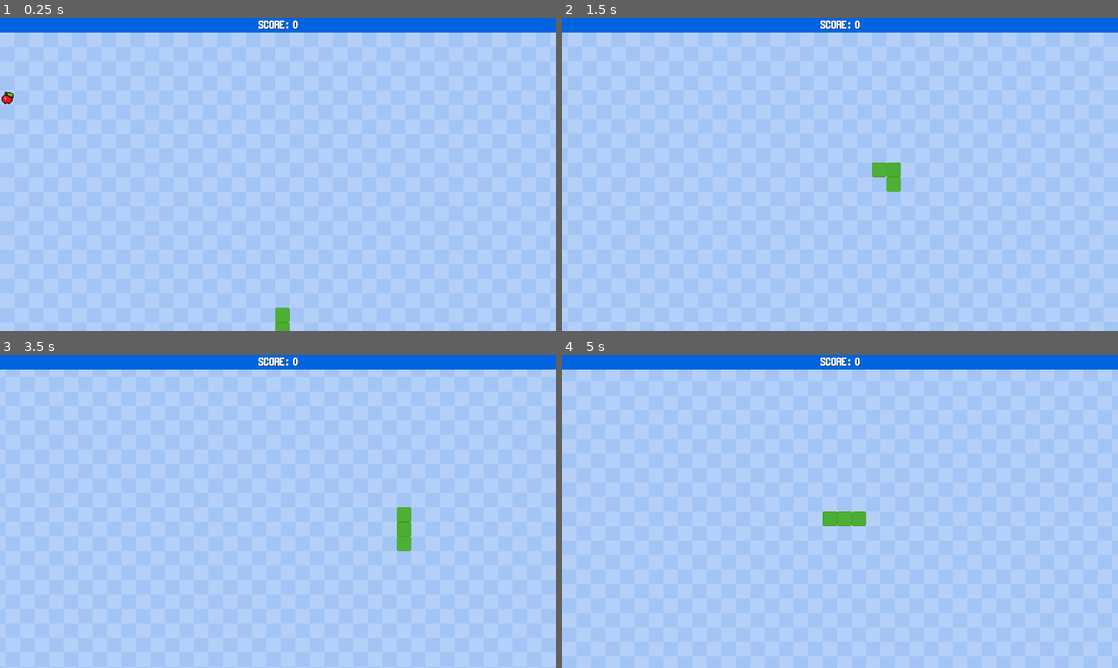
Above: before the commit, frames 1-4 (two rows, left to right).
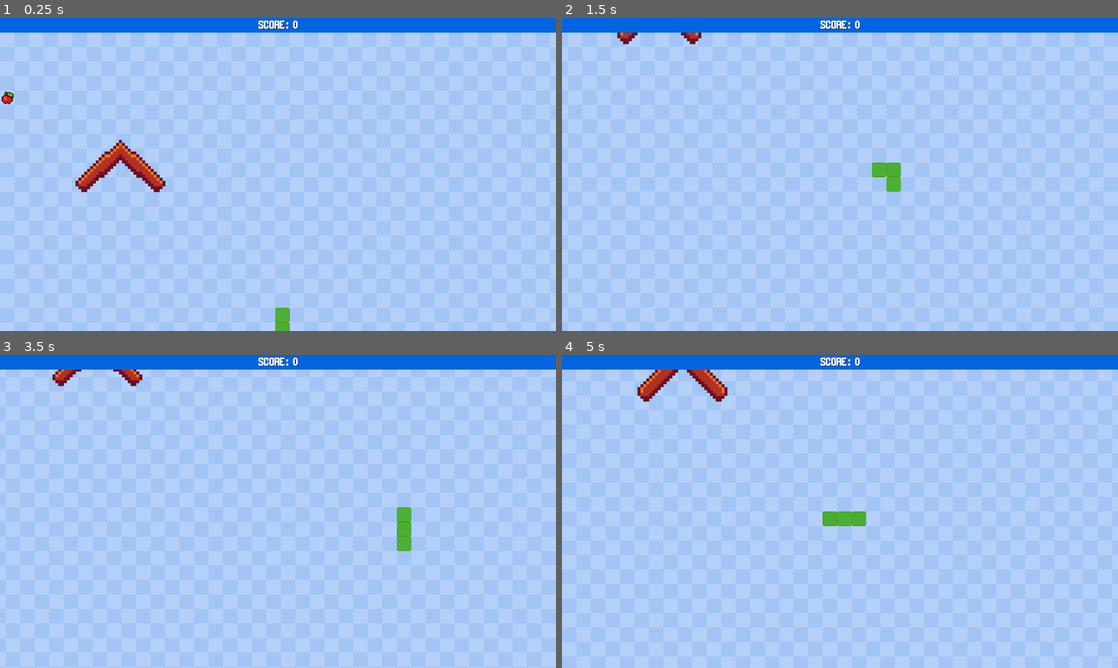
Above: after the commit, the same moments.

Repository: verbrannter-toast/FangOrFall
Game: Godot game, scene res://Scenes/GameElements/main.tscn
Same seed, same stepped clock (60 frames per second), same inputs: the game is played once before the commit and once after it.
Inputs:
- Up to frame 1 (0.25 s): no input
- Up to frame 2 (1.5 s): hold D (move_right) 0.53-1.28 s; hold S (move_down) from 1.28 s (still down)
- Up to frame 3 (3.5 s): release S (move_down) at 2.03 s; hold D (move_right) 2.03-2.78 s; hold W (move_up) from 2.78 s (still down)
- Up to frame 4 (5 s): release W (move_up) at 3.53 s; hold A (move_left) from 3.53 s (still down)

The runs differ from the first frame. In frame 1, 1.0% of the frame differs, in the area x 13-30%, y 38-56%; in frame 2, 0.2%; in frame 3, 0.3%; in frame 4, 0.8%.

Commit message:
AppleIndicator Animation

Diff:
--- a/fang-or-fall/Scenes/GameElements/apple_indicator.tscn
+++ b/fang-or-fall/Scenes/GameElements/apple_indicator.tscn
@@ -63,4 +63,5 @@
 
 [node name="AnimatedSprite2D" type="AnimatedSprite2D" parent="."]
 sprite_frames = SubResource("SpriteFrames_t2dxn")
-frame_progress = 0.02518121
+autoplay = "default"
+frame_progress = 0.41309068
--- a/fang-or-fall/Scenes/GameElements/main.tscn
+++ b/fang-or-fall/Scenes/GameElements/main.tscn
@@ -7,6 +7,7 @@
 [ext_resource type="PackedScene" uid="uid://tmcq5gpw66gu" path="res://Scenes/GameElements/hud.tscn" id="3_s77pf"]
 [ext_resource type="Texture2D" uid="uid://dxyvfago0gd5f" path="res://Assets/Sprites/apple.png" id="5_sxedt"]
 [ext_resource type="PackedScene" uid="uid://cad25ojl47q8" path="res://Scenes/GameElements/game_over_menu.tscn" id="6_xkat8"]
+[ext_resource type="PackedScene" uid="uid://mdanftybixje" path="res://Scenes/GameElements/apple_indicator.tscn" id="8_ctao7"]
 
 [node name="Main" type="Node"]
 script = ExtResource("1_fmw02")
@@ -48,5 +49,8 @@
 position = Vector2(500, 1550)
 texture = ExtResource("2_fps3c")
 
+[node name="AppleIndicator" parent="." instance=ExtResource("8_ctao7")]
+position = Vector2(416, 496)
+
 [connection signal="timeout" from="MoveTimer" to="." method="_on_move_timer_timeout"]
 [connection signal="restart" from="GameOverMenu" to="." method="_on_game_over_menu_restart"]
Not shown: 1 places in fang-or-fall/Scenes/GameElements/main.tscn that only renumber resources
